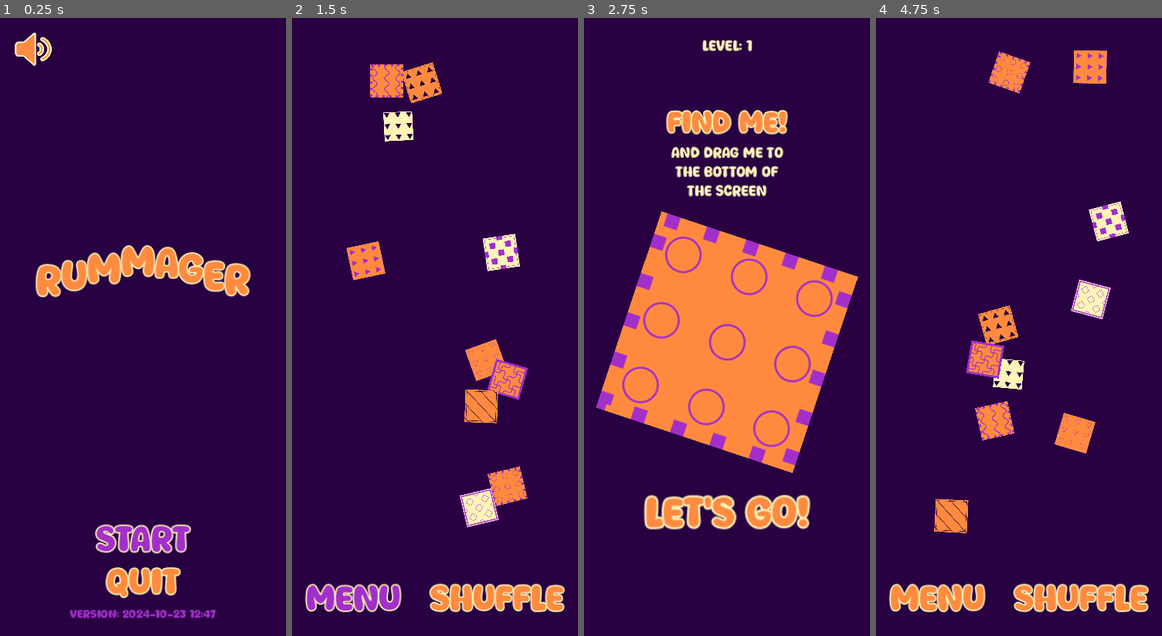
Above: before the commit, frames 1-4 (left to right).
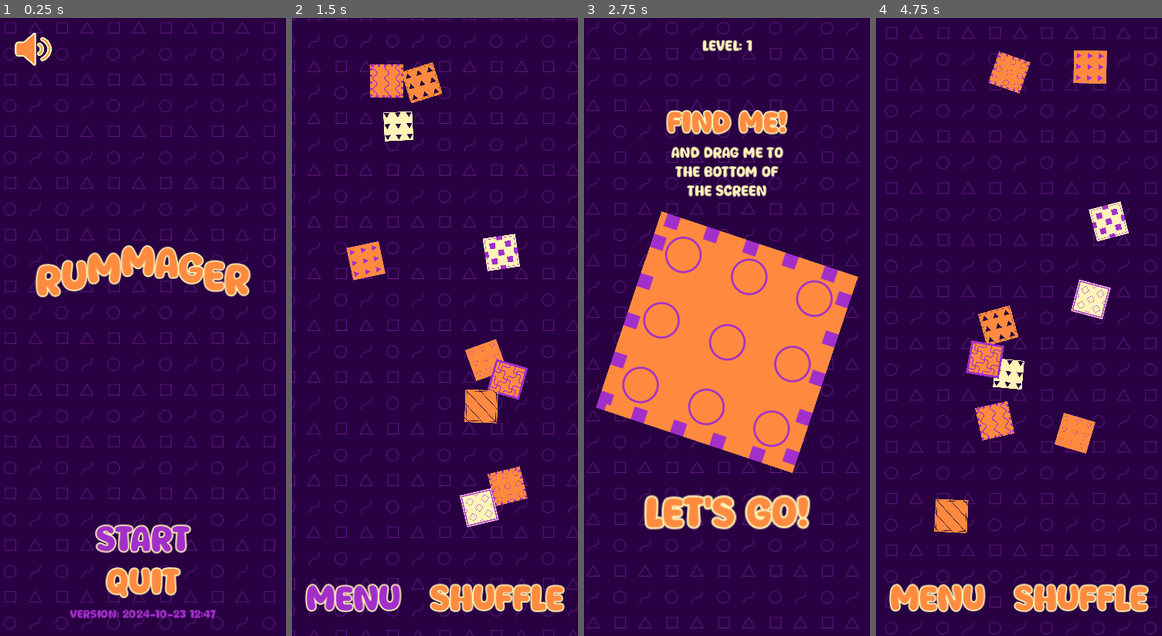
Above: after the commit, the same moments.

Repository: magopian/rummager
Game: Godot game, scene res://start_menu.tscn
Same seed, same stepped clock (60 frames per second), same inputs: the game is played once before the commit and once after it.
Inputs:
- Up to frame 1 (0.25 s): no input
- Up to frame 2 (1.5 s): click "START" at 0.5 s; click "Menu" at 1.25 s
- Up to frame 3 (2.75 s): click "Shuffle" at 2 s
- Up to frame 4 (4.75 s): click "Let's go!" at 2.75 s; click "Shuffle" at 3.5 s; click "Let's go!" at 4.25 s

The runs differ from the first frame. In frame 1, 4.1% of the frame differs, in the area x 1-97%, y 0-99%; in frame 2, 3.8%; in frame 3, 2.9%; in frame 4, 4.2%, in the area x 2-99%, y 1-100%.

Commit message:
Animated backgrounds everywhere!

Diff:
--- /dev/null
+++ b/background.gdshader
@@ -0,0 +1,8 @@
+shader_type canvas_item;
+
+uniform float speed = 0.1;
+
+void vertex() {
+	UV.x += TIME * speed;
+	UV.y += TIME * speed;
+}
--- a/game.tscn
+++ b/game.tscn
@@ -52,8 +52,11 @@
 [ext_resource type="Texture2D" uid="uid://b5utddt3asrh6" path="res://assets/sprites/sprite_valid.png" id="47_oxn3a"]
 [ext_resource type="AudioStream" uid="uid://d3jpbah8ihbnr" path="res://assets/sounds/drop.wav" id="48_8jvtj"]
 [ext_resource type="AudioStream" uid="uid://dpg078ihlfk80" path="res://assets/sounds/exit_screen.wav" id="49_u307k"]
+[ext_resource type="PackedScene" uid="uid://hbrjciajmnpf" path="res://scrolling_background.tscn" id="50_2o8bk"]
 [ext_resource type="PackedScene" uid="uid://dfmg6das6l6cp" path="res://click_to_change_scene.tscn" id="50_uxbrs"]
 [ext_resource type="PackedScene" uid="uid://dcxjxqadvhk87" path="res://level_label.tscn" id="51_n831h"]
+[ext_resource type="Texture2D" uid="uid://bwm31tuymnoxs" path="res://assets/sprites/background_win.png" id="54_r2wap"]
+[ext_resource type="Texture2D" uid="uid://be6kqaxf8oiyh" path="res://assets/sprites/background_lose.png" id="55_gc81l"]
 [ext_resource type="Texture2D" uid="uid://fy4d22tetdxl" path="res://assets/sprites/zones.png" id="55_tqlyy"]
 [ext_resource type="Texture2D" uid="uid://bf2kofh2hytnw" path="res://assets/sprites/sprite_wrong_arrow.png" id="56_435cm"]
 [ext_resource type="Texture2D" uid="uid://cd1ymd6ajiy2n" path="res://assets/sprites/sprite_wrong_arrow_left.png" id="57_d6fnq"]
@@ -78,13 +81,7 @@
 [node name="Background" type="CanvasLayer" parent="."]
 layer = -1
 
-[node name="ColorRect" type="ColorRect" parent="Background"]
-anchors_preset = 15
-anchor_right = 1.0
-anchor_bottom = 1.0
-grow_horizontal = 2
-grow_vertical = 2
-color = Color(0.160784, 0.00392157, 0.262745, 1)
+[node name="ScrollingBackground" parent="Background" instance=ExtResource("50_2o8bk")]
 
 [node name="MenuCanvasLayer" type="CanvasLayer" parent="."]
 unique_name_in_owner = true
@@ -168,14 +165,8 @@
 layer = 5
 visible = false
 
-[node name="ColorRect" type="ColorRect" parent="PickMeCanvasLayer"]
-anchors_preset = 15
-anchor_right = 1.0
-anchor_bottom = 1.0
-grow_horizontal = 2
-grow_vertical = 2
-mouse_filter = 2
-color = Color(0.160784, 0.00392157, 0.262745, 1)
+[node name="ScrollingBackground" parent="PickMeCanvasLayer" instance=ExtResource("50_2o8bk")]
+mouse_filter = 2
 
 [node name="MarginContainer" type="MarginContainer" parent="PickMeCanvasLayer"]
 anchors_preset = 15
@@ -236,14 +227,9 @@
 layer = 5
 visible = false
 
-[node name="ColorRect" type="ColorRect" parent="YouWinCanvasLayer"]
-anchors_preset = 15
-anchor_right = 1.0
-anchor_bottom = 1.0
-grow_horizontal = 2
-grow_vertical = 2
-mouse_filter = 2
-color = Color(0, 0.788235, 0.701961, 1)
+[node name="ScrollingBackground" parent="YouWinCanvasLayer" instance=ExtResource("50_2o8bk")]
+mouse_filter = 2
+texture = ExtResource("54_r2wap")
 
 [node name="MarginContainer" type="MarginContainer" parent="YouWinCanvasLayer"]
 anchors_preset = 15
@@ -288,14 +274,9 @@
 layer = 5
 visible = false
 
-[node name="ColorRect" type="ColorRect" parent="YouLoseCanvasLayer"]
-anchors_preset = 15
-anchor_right = 1.0
-anchor_bottom = 1.0
-grow_horizontal = 2
-grow_vertical = 2
-mouse_filter = 2
-color = Color(0.709804, 0.219608, 0.317647, 1)
+[node name="ScrollingBackground" parent="YouLoseCanvasLayer" instance=ExtResource("50_2o8bk")]
+mouse_filter = 2
+texture = ExtResource("55_gc81l")
 
 [node name="MarginContainer" type="MarginContainer" parent="YouLoseCanvasLayer"]
 anchors_preset = 15
--- /dev/null
+++ b/scrolling_background.tscn
@@ -0,0 +1,18 @@
+[gd_scene load_steps=4 format=3 uid="uid://hbrjciajmnpf"]
+
+[ext_resource type="Shader" path="res://background.gdshader" id="1_7ri8u"]
+[ext_resource type="Texture2D" uid="uid://dr4jgr6qdcehs" path="res://assets/sprites/background.png" id="2_ol01q"]
+
+[sub_resource type="ShaderMaterial" id="ShaderMaterial_vlqg8"]
+shader = ExtResource("1_7ri8u")
+shader_parameter/speed = 0.2
+
+[node name="ScrollingBackground" type="TextureRect"]
+material = SubResource("ShaderMaterial_vlqg8")
+anchors_preset = 15
+anchor_right = 1.0
+anchor_bottom = 1.0
+grow_horizontal = 2
+grow_vertical = 2
+texture = ExtResource("2_ol01q")
+stretch_mode = 1
--- a/start_menu.tscn
+++ b/start_menu.tscn
@@ -1,7 +1,8 @@
-[gd_scene load_steps=6 format=3 uid="uid://c74mokjvytaxx"]
+[gd_scene load_steps=7 format=3 uid="uid://c74mokjvytaxx"]
 
 [ext_resource type="Script" path="res://start_menu.gd" id="1_lbbar"]
 [ext_resource type="PackedScene" uid="uid://t6pokx6riwkc" path="res://mute_sound_button.tscn" id="2_88lsy"]
+[ext_resource type="PackedScene" uid="uid://hbrjciajmnpf" path="res://scrolling_background.tscn" id="2_mmat7"]
 [ext_resource type="Texture2D" uid="uid://dvui57bodppg6" path="res://assets/sprites/sound_on.png" id="2_wi4kh"]
 [ext_resource type="Texture2D" uid="uid://b74tn4615ikn3" path="res://assets/sprites/sound_off.png" id="3_klq30"]
 
@@ -16,14 +17,8 @@
 grow_vertical = 2
 script = ExtResource("1_lbbar")
 
-[node name="ColorRect" type="ColorRect" parent="."]
+[node name="ScrollingBackground" parent="." instance=ExtResource("2_mmat7")]
 layout_mode = 1
-anchors_preset = 15
-anchor_right = 1.0
-anchor_bottom = 1.0
-grow_horizontal = 2
-grow_vertical = 2
-color = Color(0.160784, 0.00392157, 0.262745, 1)
 
 [node name="MarginContainer" type="MarginContainer" parent="."]
 layout_mode = 1
Binary file added: assets/sprites/background.png
Not shown, added: assets/sprites/background.png.import
Binary file added: assets/sprites/background_lose.png
Not shown, added: assets/sprites/background_lose.png.import
Binary file added: assets/sprites/background_win.png
Not shown, added: assets/sprites/background_win.png.import
Not shown: 1 places in game.tscn that only renumber resources
